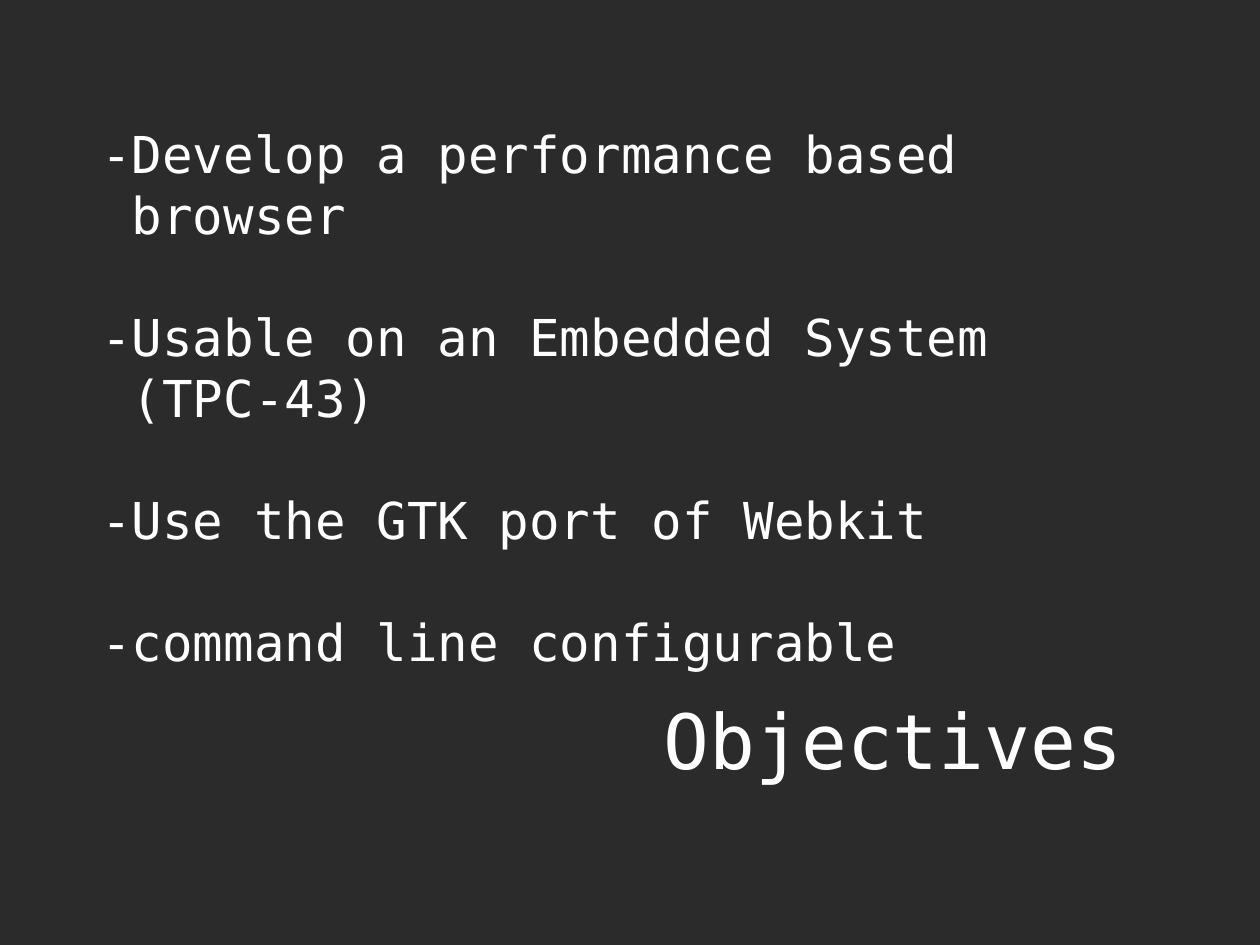
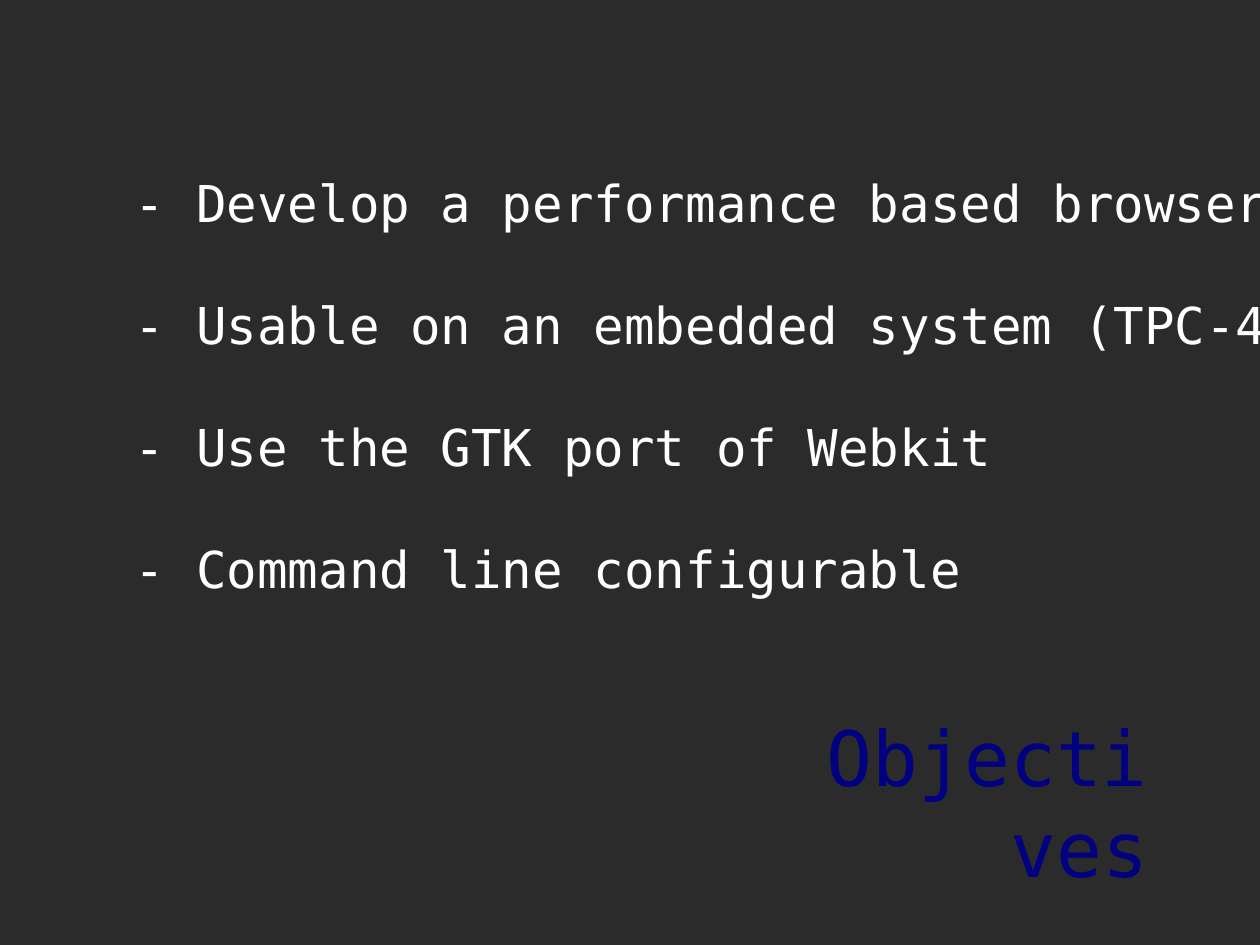
Before and after one commit to ddyngrp/bcit-courses, a slide deck: slide 3 of reports/presentation/spry_presentation.odp. Drawn at 1260x945 pixels with LibreOffice and Linux fonts; fonts in the diff are those of the drawing; background and template pictures are left out; a plain dark background stands for a picture behind light text. Boxes give left, top, right and bottom in pixels: in the first picture for what was removed or moved away, otherwise in the second. Text is boxed around its words. In the diff, an @@ line names an element or a change of style, - is before the commit and + after.

```diff
--- a/reports/presentation/spry_presentation.odp
+++ b/reports/presentation/spry_presentation.odp
@@ text at box(196, 183, 1260, 599): text changed @@
--Develop a performance based
-browser
--Usable on an Embedded System
-(TPC-43)
--Use the GTK port of Webkit
--command line configurable
+- Develop a performance based browser
+- Usable on an embedded system (TPC-43)
+- Use the GTK port of Webkit
+- Command line configurable
@@ text "Objectives": place and size @@
-text "Objectives" at box(664, 711, 1123, 785)
+text "Objectives" at box(777, 704, 1161, 893)
@@ text "Objectives" at box(777, 704, 1161, 893): text colour #FFFFFF to #000080; alignment left to right @@
```
Also in this commit, not shown: 7 other slides changed, 2 slides added, 5 slides removed, 7 other files.
